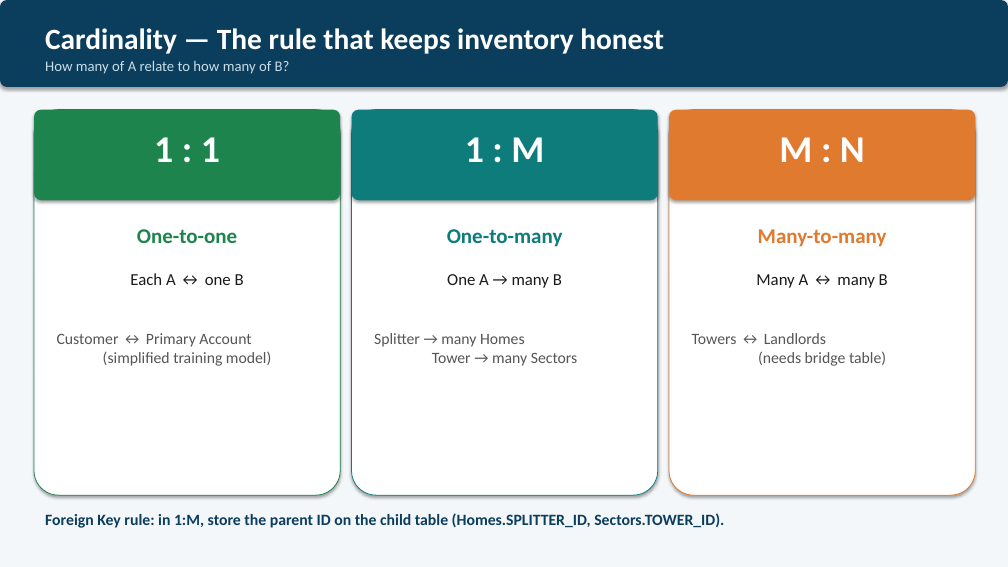
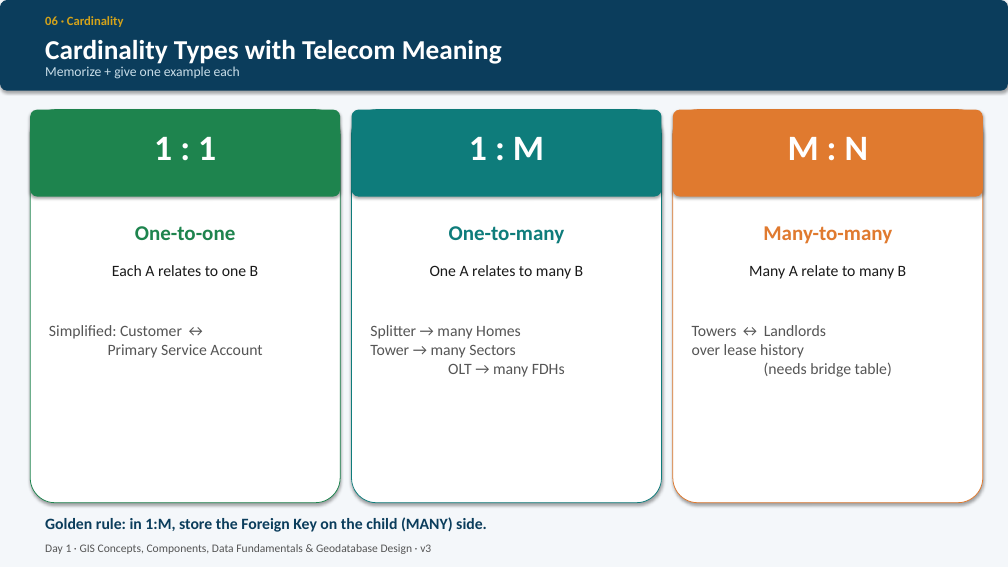
Before and after one commit to Maziarkarimi88/CursorMaziar, a slide deck: slide 27 of GIS_Telecom_Training/Day1_GIS_Fundamentals/presentation/Day1_GIS_Telecom_Concepts_Presentation_v3.pptx (slide 10 before the commit). Drawn at 1008x567 pixels with LibreOffice and Linux fonts; fonts in the diff are those of the drawing. Boxes give left, top, right and bottom in pixels: in the first picture for what was removed or moved away, otherwise in the second. Text is boxed around its words. In the diff, an @@ line names an element or a change of style, - is before the commit and + after.

```diff
--- a/GIS_Telecom_Training/Day1_GIS_Fundamentals/presentation/Day1_GIS_Telecom_Concepts_Presentation_v3.pptx
+++ b/GIS_Telecom_Training/Day1_GIS_Fundamentals/presentation/Day1_GIS_Telecom_Concepts_Presentation_v3.pptx
@@ rounded rectangle resized from (x1=0, y1=0, x2=1008, y2=87) to (x1=0, y1=0, x2=1008, y2=91) @@
@@ text at (x1=45, y1=16, x2=123, y2=27): text changed; size 28 to 12 pt; text colour #FFFFFF to #D4A31A @@
-Cardinality — The rule that keeps inventory honest
+06 · Cardinality
@@ text at (x1=45, y1=40, x2=502, y2=64): text changed; size 14 to 26 pt; text colour #C8DDE8 to #FFFFFF; bold on @@
-How many of A relate to how many of B?
+Cardinality Types with Telecom Meaning
@@ text added at (x1=45, y1=66, x2=240, y2=79), 13 pt, text #C8DDE8 @@
+Memorize + give one example each
@@ rounded rectangle resized from (x1=34, y1=110, x2=340, y2=200) to (x1=30, y1=110, x2=340, y2=197) @@
@@ rounded rectangle resized from (x1=34, y1=110, x2=340, y2=495) to (x1=30, y1=110, x2=340, y2=503) @@
@@ rounded rectangle resized from (x1=352, y1=110, x2=658, y2=200) to (x1=352, y1=110, x2=662, y2=197) @@
@@ rounded rectangle resized from (x1=352, y1=110, x2=658, y2=495) to (x1=352, y1=110, x2=662, y2=503) @@
@@ rounded rectangle resized from (x1=669, y1=110, x2=975, y2=200) to (x1=673, y1=110, x2=983, y2=197) @@
@@ rounded rectangle resized from (x1=669, y1=110, x2=975, y2=495) to (x1=673, y1=110, x2=983, y2=503) @@
@@ size 36 to 34 pt in 3 elements at (x1=154, y1=137, x2=216, y2=160), (x1=469, y1=136, x2=544, y2=160), (x1=788, y1=137, x2=868, y2=160) @@
@@ text "Many-to-many" moved from (x1=758, y1=229, x2=887, y2=247) to (x1=763, y1=226, x2=892, y2=244) @@
@@ text at (x1=112, y1=265, x2=259, y2=276): text changed; size 16 to 15 pt @@
-Each A ↔ one B
+Each A relates to one B
@@ text at (x1=430, y1=265, x2=584, y2=279): text changed; size 16 to 15 pt @@
-One A → many B
+One A relates to many B
@@ text at (x1=749, y1=265, x2=907, y2=279): text changed; size 16 to 15 pt @@
-Many A ↔ many B
+Many A relate to many B
@@ text at (x1=49, y1=325, x2=262, y2=358): text changed @@
-Customer ↔ Primary Account
-(simplified training model)
+Simplified: Customer ↔
+Primary Service Account
@@ text at (x1=370, y1=325, x2=565, y2=377): text changed @@
-Splitter → many Homes
-Tower → many Sectors
+Splitter → many Homes
+Tower → many Sectors
+OLT → many FDHs
@@ text at (x1=692, y1=325, x2=892, y2=377): text changed @@
-Towers ↔ Landlords
-(needs bridge table)
+Towers ↔ Landlords
+over lease history
+(needs bridge table)
@@ text at (x1=45, y1=517, x2=487, y2=532): text changed @@
-Foreign Key rule: in 1:M, store the parent ID on the child table (Homes.SPLITTER_ID, Sectors.TOWER_ID).
+Golden rule: in 1:M, store the Foreign Key on the child (MANY) side.
@@ text added at (x1=45, y1=544, x2=431, y2=554), 11 pt, text #555555 @@
+Day 1 · GIS Concepts, Components, Data Fundamentals & Geodatabase Design · v3
```
Also in this commit, not shown: 3 other slides changed, 32 slides added, 15 slides removed, 1 other file.
